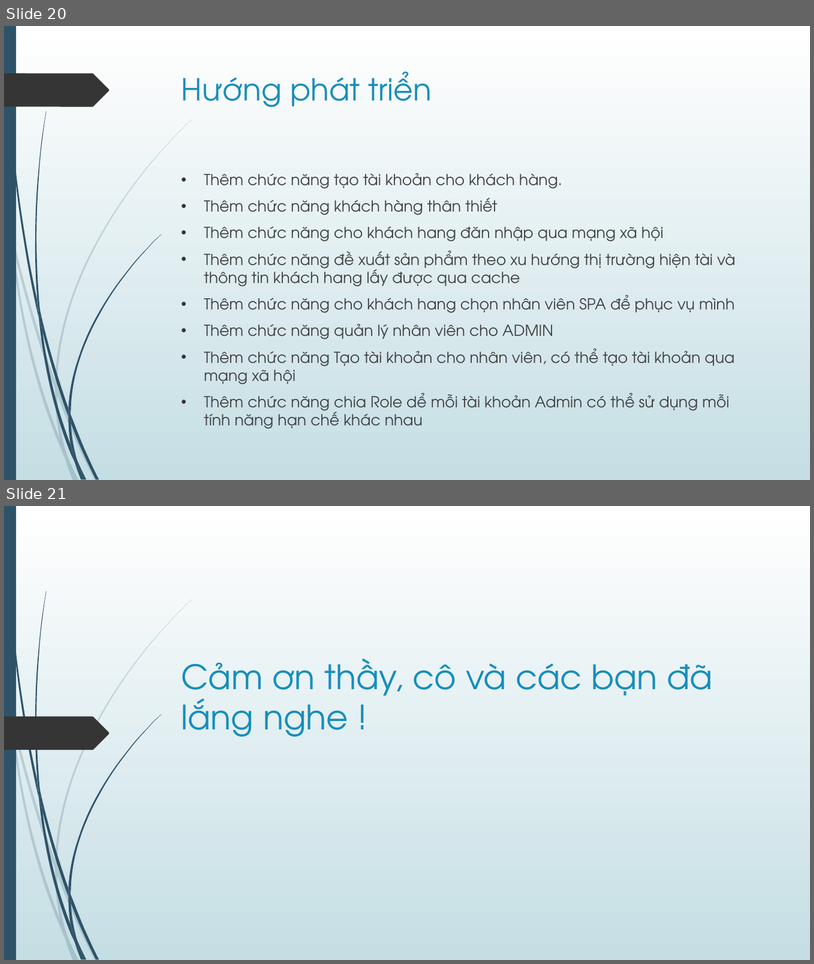
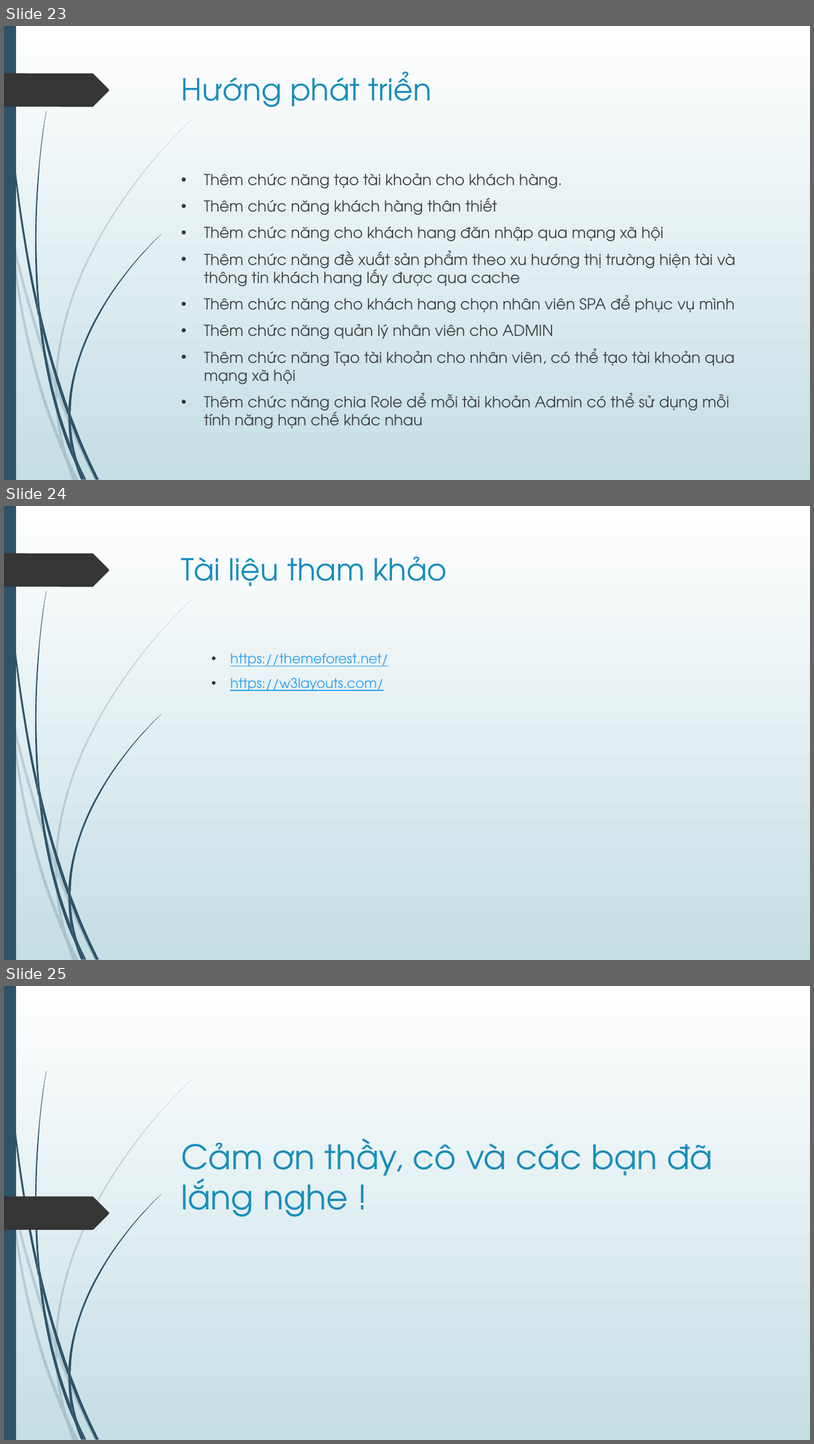
Before and after one commit to leminhphuoc/LaboreSpa, a slide deck: Slide.pptx. Shown one above the other, each under a label of ours: slides 20 and 21 before the commit, slides 23, 24 and 25 after it. The pictures are 814x964 and 814x1444 pixels, drawn with LibreOffice and Linux fonts; fonts in the diff are those of the drawing. Boxes give left, top, right and bottom in pixels: in the first picture for what was removed or moved away, otherwise in the second. Text is boxed around its words. In the diff, an @@ line names an element or a change of style, - is before the commit and + after.

```diff
--- a/Slide.pptx
+++ b/Slide.pptx
@@ slide 24 added at (x1=4, y1=506, x2=810, y2=960), background gradient #FFFFFF to #C5DEE5; not listed: 24 template elements that a slide beside it also shows @@
@@ title added at (x1=182, y1=556, x2=447, y2=586), 36 pt, text #178DBB @@
+Tài liệu tham khảo
@@ text added at (x1=230, y1=653, x2=389, y2=691), 16 pt, text #2DA0F1, underline @@
+  • https://themeforest.net/
+  • https://w3layouts.com/
@@ what was slide 20 is now slide 23 @@
@@ what was slide 21 is now slide 25 @@
```
Also in this commit, not shown: 3 other slides added, 2 other files.
